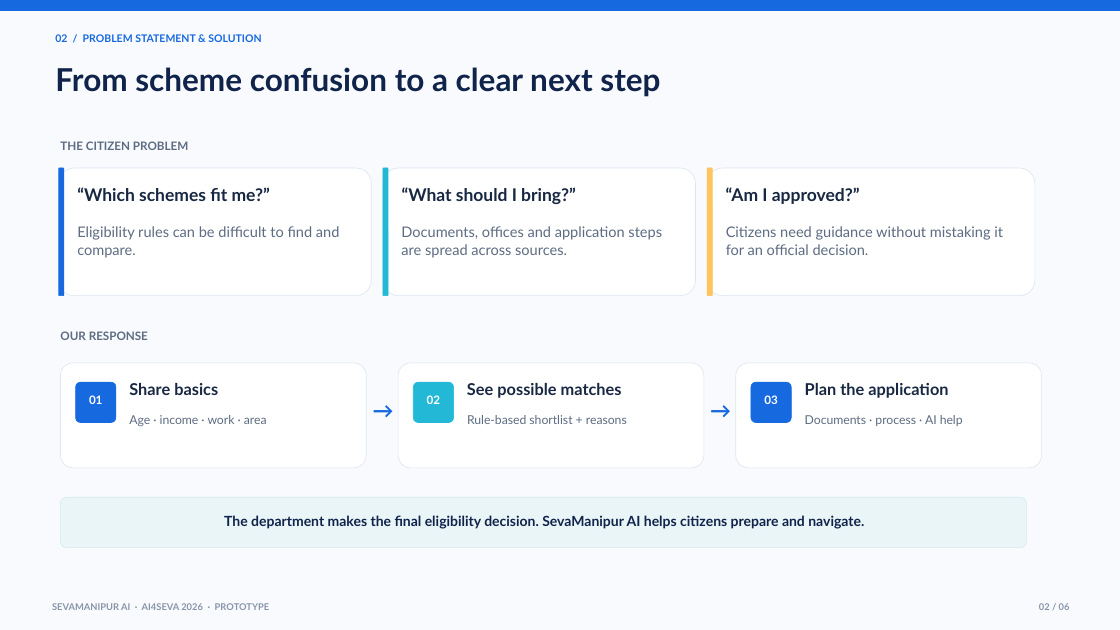
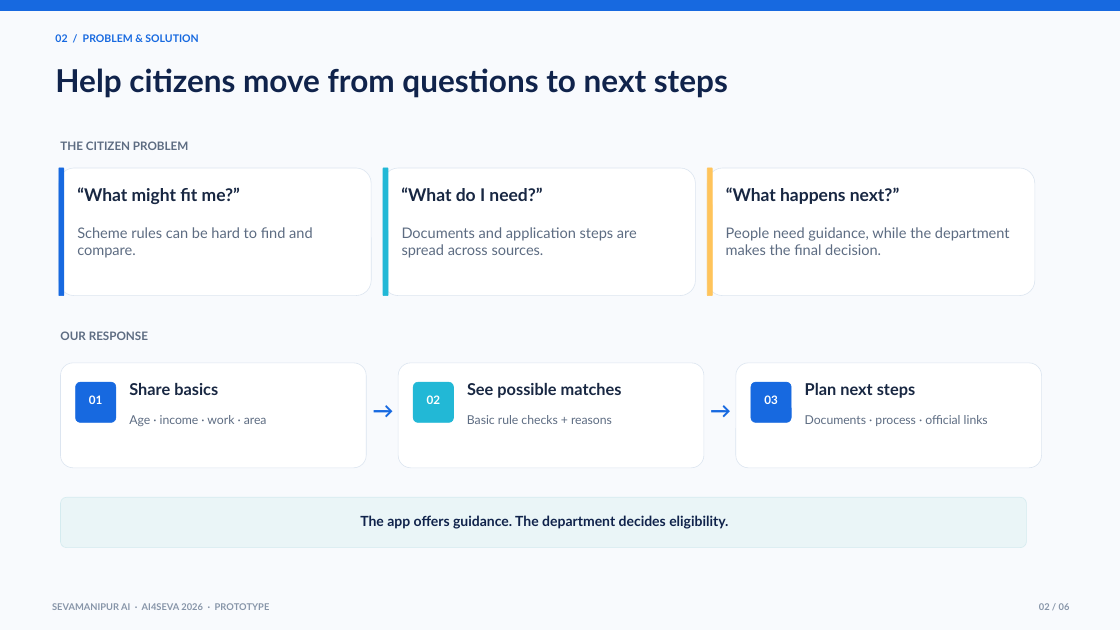
Before and after one commit to Tinkerer79/sevaAi, a slide deck: slide 2 of SevaManipur_AI4SEVA_SW01.pptx. Drawn at 1120x630 pixels with LibreOffice and Linux fonts; fonts in the diff are those of the drawing. Boxes give left, top, right and bottom in pixels: in the first picture for what was removed or moved away, otherwise in the second. Text is boxed around its words. In the diff, an @@ line names an element or a change of style, - is before the commit and + after.

Commit message:
Update SW-01 pitch and add document AI guide

```diff
--- a/SevaManipur_AI4SEVA_SW01.pptx
+++ b/SevaManipur_AI4SEVA_SW01.pptx
@@ text at box(55, 34, 198, 42): text changed @@
-02 / PROBLEM STATEMENT & SOLUTION
+02 / PROBLEM & SOLUTION
@@ text at box(55, 68, 728, 98): text changed @@
-From scheme confusion to a clear next step
+Help citizens move from questions to next steps
@@ text at box(77, 187, 240, 204): text changed @@
-“Which schemes fit me?”
+“What might fit me?”
@@ text at box(401, 187, 542, 201): text changed @@
-“What should I bring?”
+“What do I need?”
@@ text at box(726, 187, 899, 204): text changed @@
-“Am I approved?”
+“What happens next?”
@@ text at box(77, 227, 313, 258): text changed @@
-Eligibility rules can be difficult to find and compare.
+Scheme rules can be hard to find and compare.
@@ text at box(402, 227, 637, 258): text changed @@
-Documents, offices and application steps are spread across sources.
+Documents and application steps are spread across sources.
@@ text at box(726, 227, 1010, 255): text changed @@
-Citizens need guidance without mistaking it for an official decision.
+People need guidance, while the department makes the final decision.
@@ text at box(805, 383, 915, 398): text changed @@
-Plan the application
+Plan next steps
@@ text at box(467, 415, 612, 424): text changed @@
-Rule-based shortlist + reasons
+Basic rule checks + reasons
@@ text at box(805, 415, 988, 426): text changed @@
-Documents · process · AI help
+Documents · process · official links
@@ text at box(360, 515, 728, 529): text changed @@
-The department makes the final eligibility decision. SevaManipur AI helps citizens prepare and navigate.
+The app offers guidance. The department decides eligibility.
```
Also in this commit, not shown: 5 other slides changed, 8 other files.
